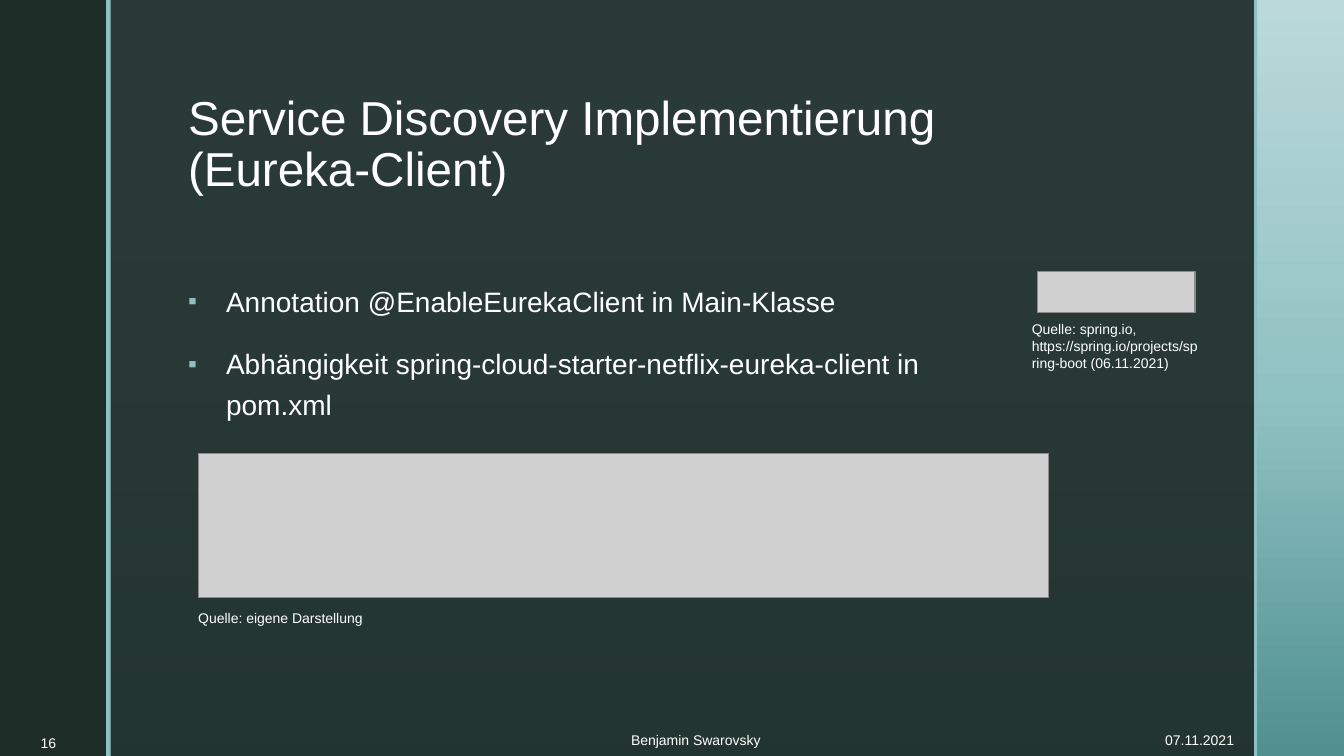
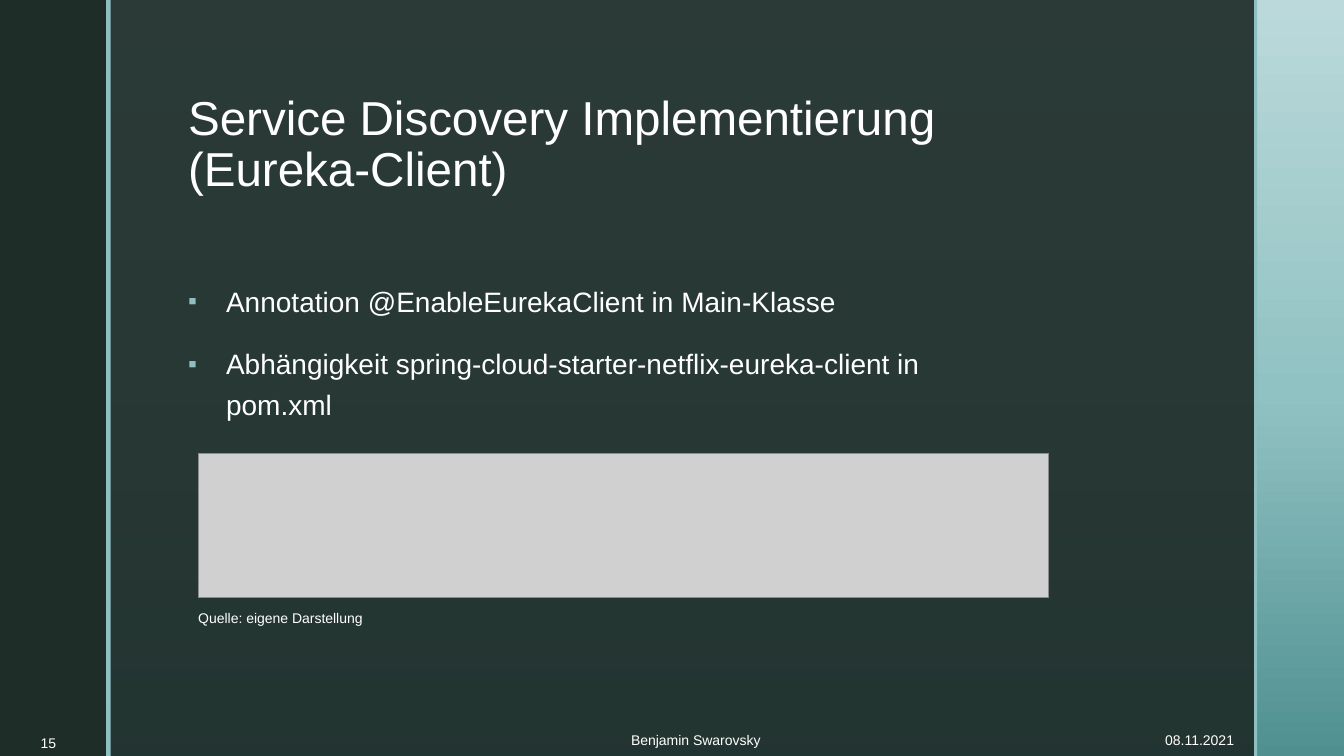
Before and after one commit to BenjaminS01/Abschluss, a slide deck: slide 15 of Vortrag.pptx (slide 16 before the commit). Drawn at 1344x756 pixels with LibreOffice and Linux fonts; fonts in the diff are those of the drawing; grey boxes stand for pictures; background and template pictures are left out. Boxes give left, top, right and bottom in pixels: in the first picture for what was removed or moved away, otherwise in the second. Text is boxed around its words. In the diff, an @@ line names an element or a change of style, - is before the commit and + after.

```diff
--- a/Vortrag.pptx
+++ b/Vortrag.pptx
@@ picture removed at [1037,272,1195,313] @@
@@ text removed at [1032,324,1198,371] @@
-Quelle: spring.io, https://spring.io/projects/spring-boot (06.11.2021)
@@ page number at [41,738,57,748]: text changed @@
-16
+15
@@ text at [1165,735,1234,745]: text changed @@
-07.11.2021
+08.11.2021
```
Also in this commit, not shown: 24 other slides changed, 2 slides removed.
